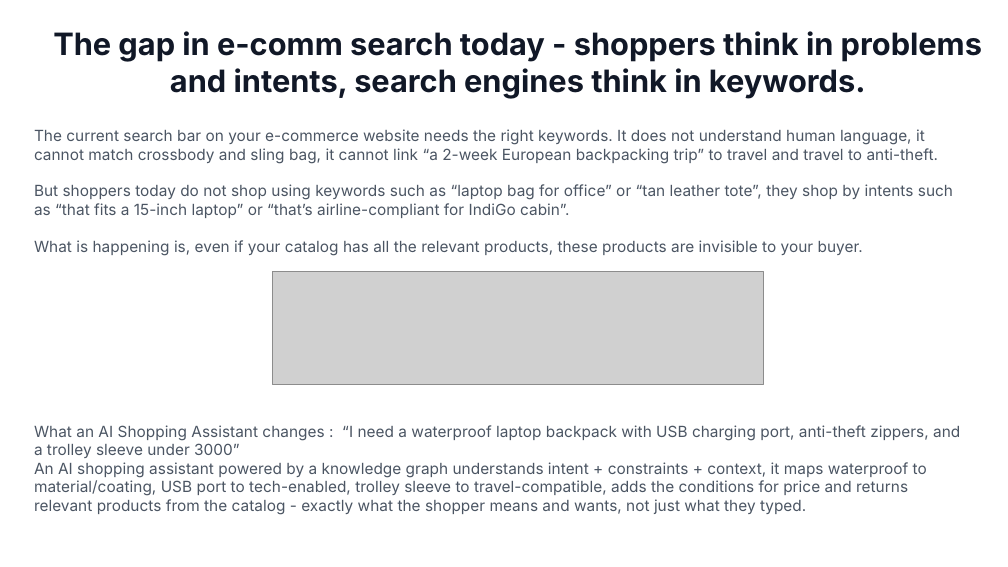
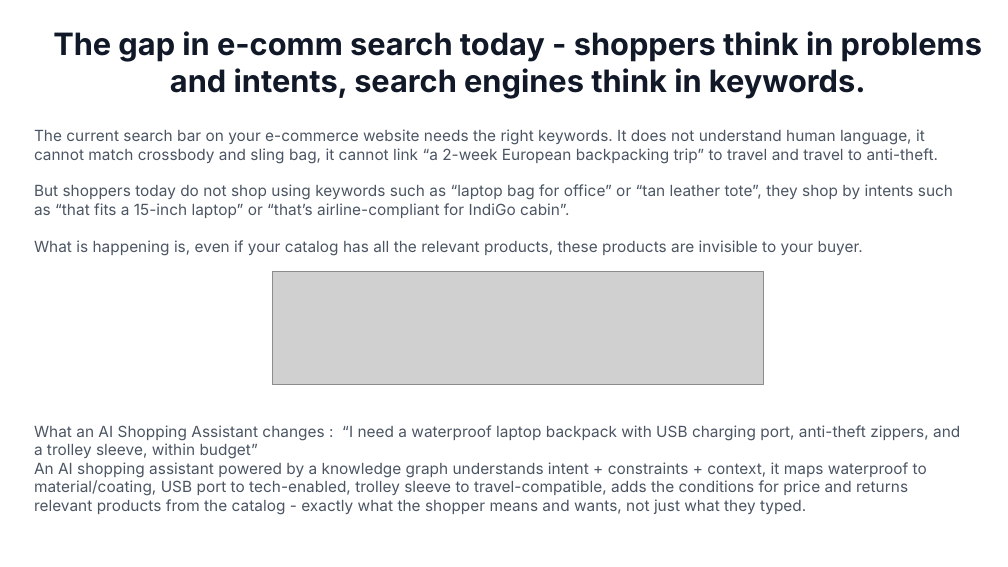
Before and after one commit to aantrikshhh/supersearch-ppt-templates, a slide deck: slide 4 of output/SS_Generic_Bags.pptx. Drawn at 1008x567 pixels with LibreOffice and Linux fonts; fonts in the diff are those of the drawing; grey boxes stand for pictures. Boxes give left, top, right and bottom in pixels: in the first picture for what was removed or moved away, otherwise in the second. Text is boxed around its words. In the diff, an @@ line names an element or a change of style, - is before the commit and + after.

```diff
--- a/output/SS_Generic_Bags.pptx
+++ b/output/SS_Generic_Bags.pptx
@@ text at bbox=[34, 425, 960, 459]: text changed @@
-What an AI Shopping Assistant changes : “I need a waterproof laptop backpack with USB charging port, anti-theft zippers, and a trolley sleeve under 3000”
+What an AI Shopping Assistant changes : “I need a waterproof laptop backpack with USB charging port, anti-theft zippers, and a trolley sleeve, within budget”
```
Also in this commit, not shown: 2 other slides changed, 10 other files.
